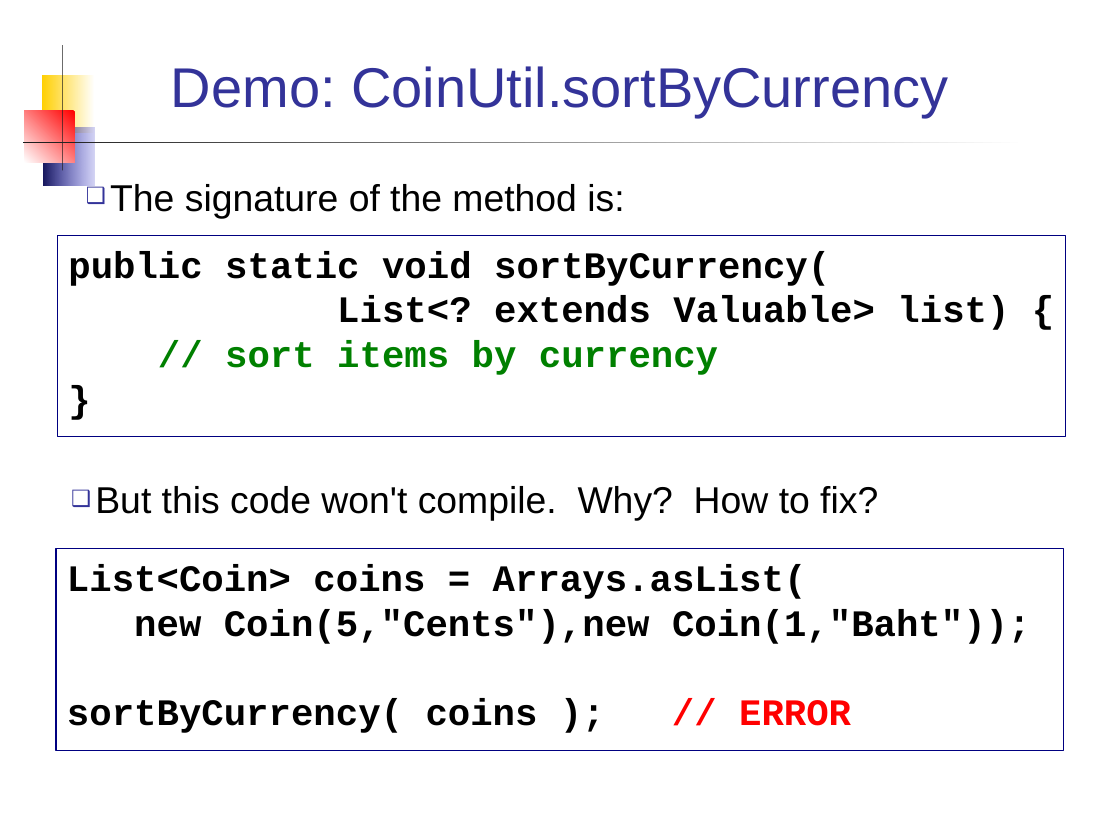
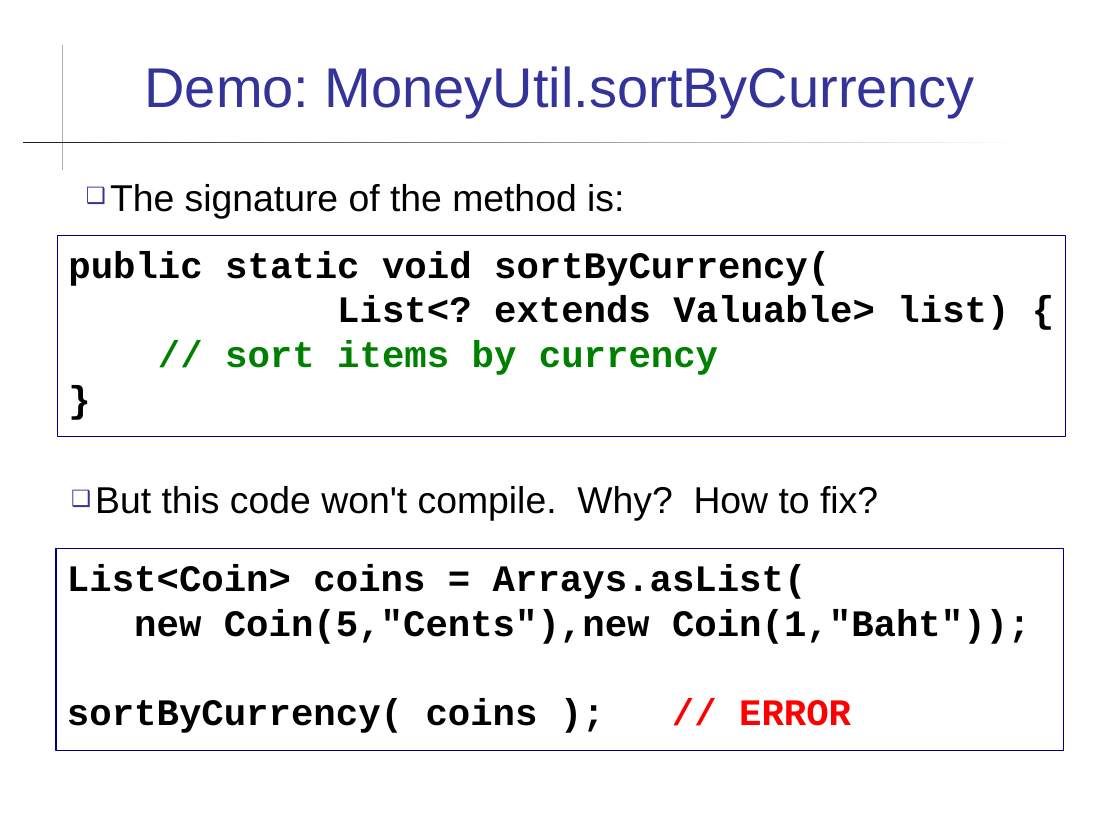
Before and after one commit to skeoop/skeoop.github.io, a slide deck: slide 6 of week13/Generics.ppt (slide 7 before the commit). Drawn at 1120x840 pixels with LibreOffice and Linux fonts; fonts in the diff are those of the drawing. Boxes give left, top, right and bottom in pixels: in the first picture for what was removed or moved away, otherwise in the second. Text is boxed around its words. In the diff, an @@ line names an element or a change of style, - is before the commit and + after.

```diff
--- a/week13/Generics.ppt
+++ b/week13/Generics.ppt
@@ rectangle removed at [41, 75, 94, 133] @@
@@ title at [144, 66, 975, 117]: text changed @@
-Demo: CoinUtil.sortByCurrency
+Demo: MoneyUtil.sortByCurrency
@@ rectangle removed at [25, 111, 75, 162] @@
@@ rectangle removed at [44, 128, 94, 186] @@
```
Also in this commit, not shown: 12 other slides changed, 1 slide added, 1 other file.
